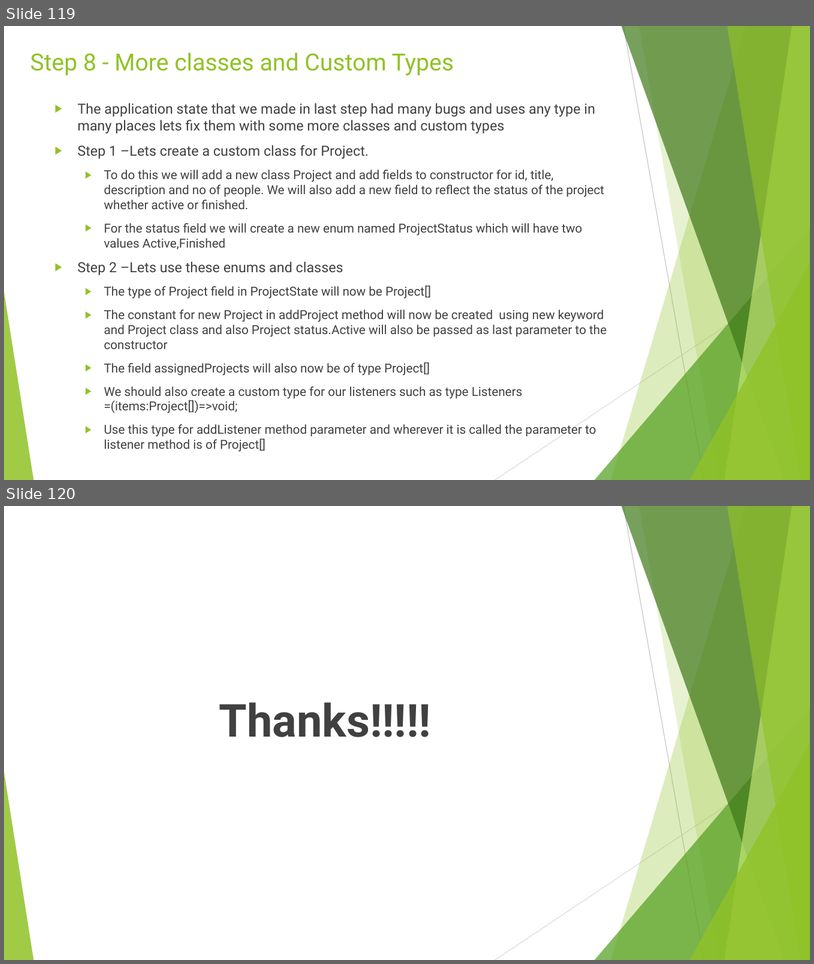
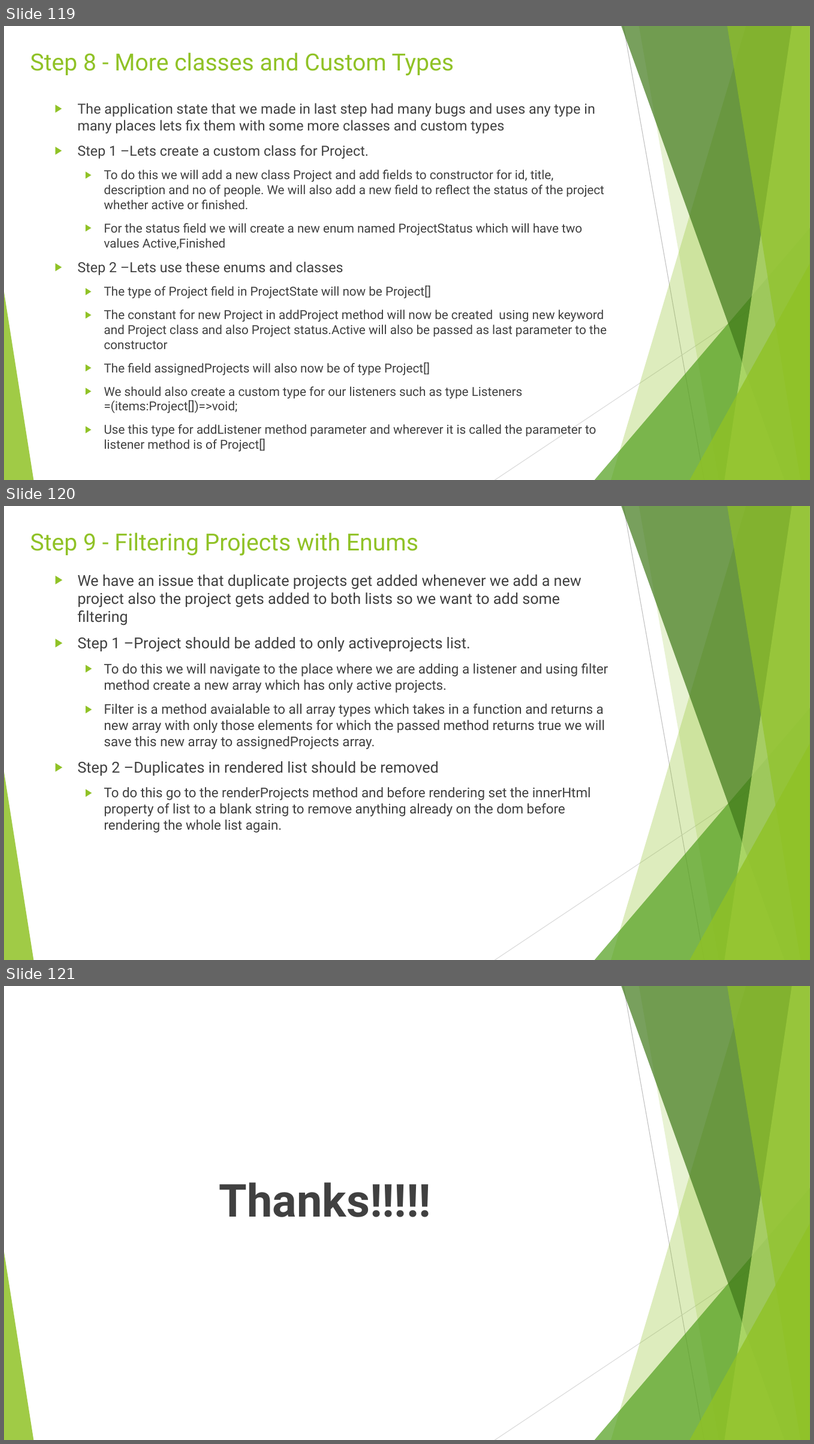
Before and after one commit to rudhrainfogain/TypeScript, a slide deck: PPT/TypeScriptv9.pptx. Shown one above the other, each under a label of ours: slides 119 and 120 before the commit, slides 119, 120 and 121 after it. The pictures are 814x964 and 814x1444 pixels, drawn with LibreOffice and Linux fonts; fonts in the diff are those of the drawing. Boxes give left, top, right and bottom in pixels: in the first picture for what was removed or moved away, otherwise in the second. Text is boxed around its words. In the diff, an @@ line names an element or a change of style, - is before the commit and + after.

Commit message:
Step 9 - Filtering Projects with Enums

```diff
--- a/PPT/TypeScriptv9.pptx
+++ b/PPT/TypeScriptv9.pptx
@@ slide 120 added at (x1=4, y1=506, x2=810, y2=960), background #FFFFFF; not listed: 10 template elements that a slide beside it also shows @@
@@ title added at (x1=30, y1=532, x2=419, y2=556), 28 pt, text #90C226 @@
+Step 9 - Filtering Projects with Enums
@@ text added at (x1=78, y1=574, x2=609, y2=832), 16 pt, text #404040 @@
+▶ We have an issue that duplicate projects get added whenever we add a new project also the project gets added to both lists so we want to add some filtering
+▶ Step 1 –Project should be added to only activeprojects list.
+  ▶ To do this we will navigate to the place where we are adding a listener and using filter method create a new array which has only active projects.
+  ▶ Filter is a method avaialable to all array types which takes in a function and returns a new array with only those elements for which the passed method returns true we will save this new array to assignedProjects array.
+▶ Step 2 –Duplicates in rendered list should be removed
+  ▶ To do this go to the renderProjects method and before rendering set the innerHtml property of list to a blank string to remove anything already on the dom before rendering the whole list again.
@@ what was slide 120 is now slide 121 @@
```
Also in this commit, not shown: 2 other files.
